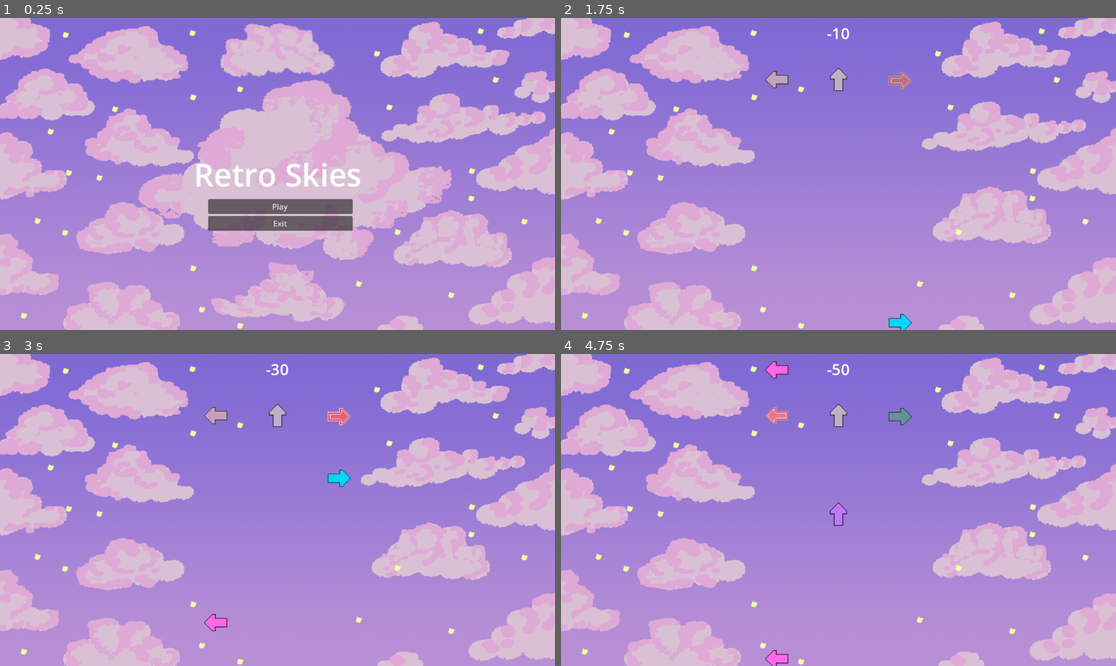
Above: before the commit, frames 1-4 (two rows, left to right).
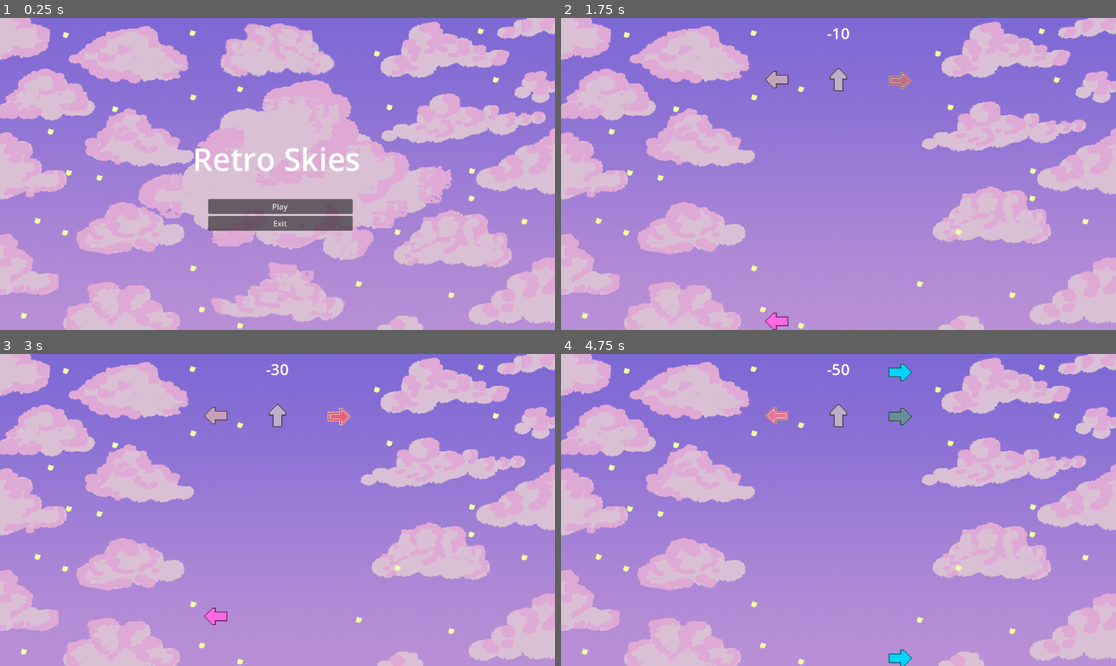
Above: after the commit, the same moments.

Repository: xKiniax/Music-Assignment-Godot
Game: Godot game, scene res://scenes/start screen.tscn
The game is run twice, just before and just after one commit, with the same random seed, the same clock (stepped at 60 frames per second) and the same inputs. Sound files missing from this copy of the repository are replaced by a short silence.
Inputs:
- Up to frame 1 (0.25 s): no input
- Up to frame 2 (1.75 s): click "Play" at 0.5 s; tap Enter at 1.25 s; hold Right (ui_right) from 1.28 s (still down)
- Up to frame 3 (3 s): release Right (ui_right) at 2.03 s; hold Left (Left) 2.03-2.78 s; hold Right (ui_right) from 2.78 s (still down)
- Up to frame 4 (4.75 s): release Right (ui_right) at 3.53 s; hold Up (ui_up) 3.53-4.28 s; hold Left (Left) from 4.28 s (still down)

The runs differ from the first frame. In frame 1, 1.5% of the frame differs, in the area x 35-65%, y 41-55%; in frame 2, 0.3%; in frame 3, 0.3%; in frame 4, 0.7%.

Commit message:
Beta 1.0
Pause menu has been a little fixed

Diff:
--- a/music-game-project/scenes/game.tscn
+++ b/music-game-project/scenes/game.tscn
@@ -12,6 +12,22 @@
 script = ExtResource("1_i3iie")
 metadata/_edit_vertical_guides_ = [576.0]
 
+[node name="Level" type="Sprite2D" parent="."]
+position = Vector2(576, 324)
+scale = Vector2(1.2973, 1.296)
+texture = ExtResource("2_gdkx3")
+
+[node name="Pause menu" parent="." instance=ExtResource("7_iabfw")]
+anchors_preset = 8
+anchor_left = 0.5
+anchor_top = 0.5
+anchor_right = 0.5
+anchor_bottom = 0.5
+offset_left = 576.0
+offset_top = 336.0
+offset_right = 576.0
+offset_bottom = 336.0
+
 [node name="Create" type="Node2D" parent="."]
 
 [node name="Marker2D_AL" type="Marker2D" parent="Create"]
@@ -22,11 +38,6 @@
 
 [node name="Marker2D_AR" type="Marker2D" parent="Create"]
 position = Vector2(704, 683)
-
-[node name="Level" type="Sprite2D" parent="."]
-position = Vector2(576, 324)
-scale = Vector2(1.2973, 1.296)
-texture = ExtResource("2_gdkx3")
 
 [node name="Idle_ArrowLeft" parent="." instance=ExtResource("2_1xirr")]
 position = Vector2(448, 128)
@@ -56,15 +67,4 @@
 autoplay = true
 bus = &"Music"
 
-[node name="Pause menu" parent="." instance=ExtResource("7_iabfw")]
-anchors_preset = 8
-anchor_left = 0.5
-anchor_top = 0.5
-anchor_right = 0.5
-anchor_bottom = 0.5
-offset_left = 576.0
-offset_top = 336.0
-offset_right = 576.0
-offset_bottom = 336.0
-
 [connection signal="timeout" from="Timer" to="." method="_on_Timer_timeout"]
--- a/music-game-project/scenes/start screen.tscn
+++ b/music-game-project/scenes/start screen.tscn
@@ -23,10 +23,10 @@
 anchor_top = 0.5
 anchor_right = 0.5
 anchor_bottom = 0.5
-offset_left = -578.5
-offset_top = -284.5
-offset_right = -309.5
-offset_bottom = -215.5
+offset_left = -579.666
+offset_top = -308.642
+offset_right = -310.666
+offset_bottom = -239.642
 grow_horizontal = 2
 grow_vertical = 2
 theme_override_font_sizes/font_size = 50
--- a/music-game-project/scripts/Game.gd
+++ b/music-game-project/scripts/Game.gd
@@ -13,27 +13,12 @@
 func _process(delta: float) -> void:
 
 	$Score/Label.text = str(Global.score)
-	if Input.is_action_just_pressed("pause"):
-		pauseMenu()
-
-func pauseMenu():
-	if paused:
-		pause_menu.hide()
-		Engine.time_scale = 1
-
-	else:
-		pause_menu.show()
-		Engine.time_scale = 0
-
-	paused = !paused
-
-
 
 func _on_Timer_timeout() -> void:
 
 	$Timer.start()
 	RNG.randomize()
-	var random_int = RNG.randi_range(0,3) # or 1,4
+	var random_int = RNG.randi_range(1,3) # or 1,4
 	random = random_int
 
 	# Random 1-3
@@ -41,13 +26,16 @@
 		var al = AL.instantiate()
 		get_parent().add_child(al)
 		al.position = $Create/Marker2D_AL.global_position
+		al.speed = randi_range(200,400)
 
 	if random == 2:
 		var au = AU.instantiate()
 		get_parent().add_child(au)
 		au.position = $Create/Marker2D_AU.global_position
+		au.speed = randi_range(200,400)
 
 	if random == 3:
 		var ar = AR.instantiate()
 		get_parent().add_child(ar)
 		ar.position = $Create/Marker2D_AR.global_position
+		ar.speed = randi_range(200,400)
--- a/music-game-project/scripts/Move_ArrowLeft.gd
+++ b/music-game-project/scripts/Move_ArrowLeft.gd
@@ -9,7 +9,7 @@
 
 	# Move
 	position.y -= speed * delta
-
+	speed += 5
 	# Screen exit
 	if position.y < -50:
 		queue_free()
--- a/music-game-project/scripts/Move_ArrowRight.gd
+++ b/music-game-project/scripts/Move_ArrowRight.gd
@@ -7,6 +7,7 @@
 
 	# Move
 	position.y -= speed * delta
+	speed += 5
 
 	# Screen exit
 	if position.y < -50:
--- a/music-game-project/scripts/Move_ArrowUp.gd
+++ b/music-game-project/scripts/Move_ArrowUp.gd
@@ -7,6 +7,7 @@
 
 	# Move
 	position.y -= speed * delta
+	speed += 5
 
 	# Screen exit
 	if position.y < -50:
--- a/music-game-project/scripts/pause_menu.gd
+++ b/music-game-project/scripts/pause_menu.gd
@@ -1,8 +1,28 @@
 extends Control
 
+var paused = false
+
+
 func _on_resume_pressed() -> void:
-	get_tree().change_scene_to_file("res://scenes/game.tscn")
+	get_tree().paused = false
+	hide()
 
 
 func _on_exit_pressed() -> void:
 	get_tree().quit()
+
+
+func _process(delta):
+	if Input.is_action_just_pressed("pause"):
+		pauseMenu()
+
+
+func pauseMenu():
+	if paused:
+		hide()
+		get_tree().paused = false
+	else:
+		show()
+		get_tree().paused = true
+
+	paused = !paused
Not shown, added: music-game-project/export_presets.cfg
Not shown, added: music-game-project/Assets/Baclgrounds.psd
